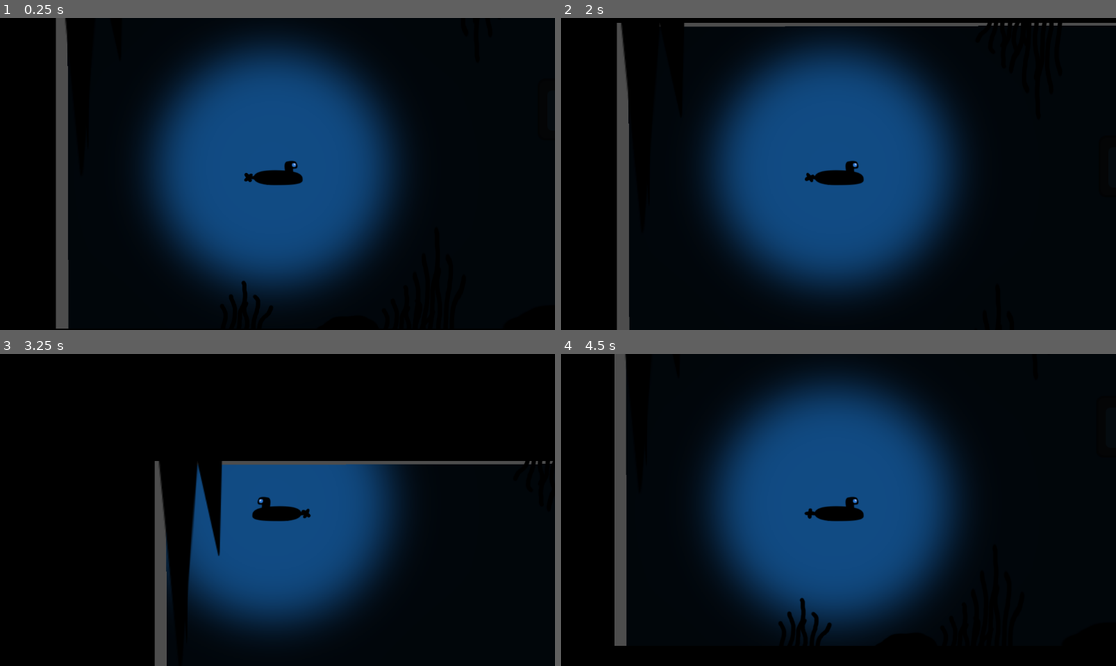
Above: before the commit, frames 1-4 (two rows, left to right).
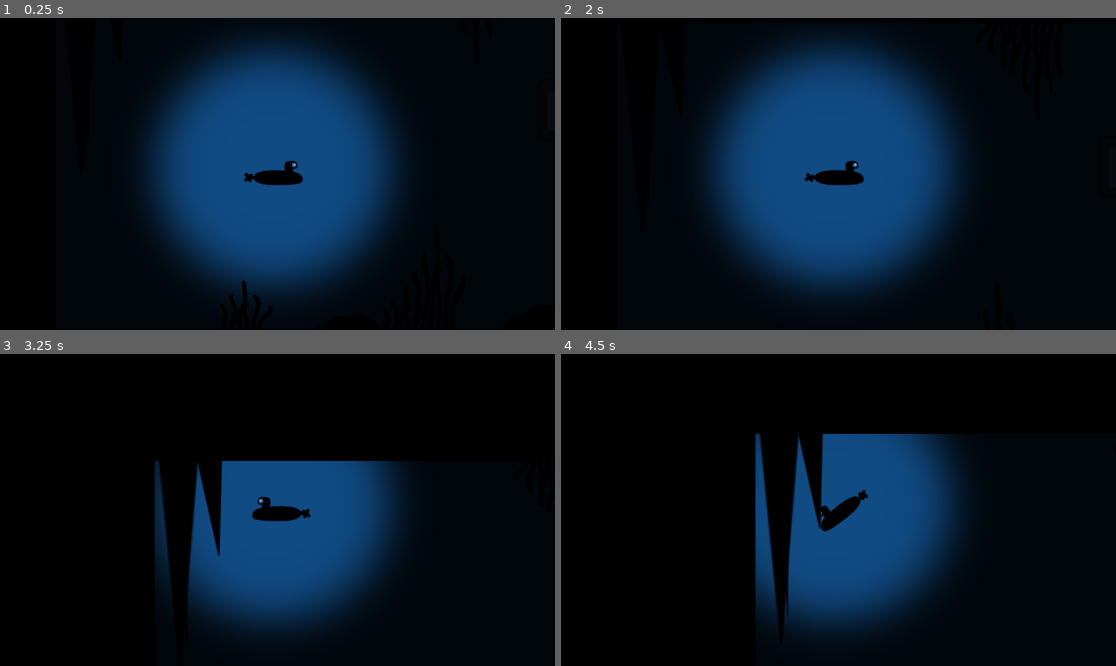
Above: after the commit, the same moments.

Repository: EddieRowe/godot-wild-jam-82
Game: Godot game, scene res://levels/level_1.tscn
Same seed, same stepped clock (60 frames per second), same inputs: the game is played once before the commit and once after it. The engine's default icon, where the game draws it, is replaced by a stand-in: a white triangle on a blue panel in a dark square.
Inputs:
- Up to frame 1 (0.25 s): no input
- Up to frame 2 (2 s): tap Enter (ui_accept) at 0.5, 0.77, 1.52 s; hold Up (ui_up) from 0.53 s (still down)
- Up to frame 3 (3.25 s): release Up (ui_up) at 2.03 s; hold Left (ui_left) from 2.03 s (still down); tap Enter (ui_accept) at 3.02 s
- Up to frame 4 (4.5 s): release Left (ui_left) at 3.53 s; hold Down (ui_down) 3.53-4.28 s; tap Enter (ui_accept) at 3.77 s; hold Right (ui_right) from 4.28 s (still down)

The runs differ from the first frame. In frame 1, 2.2% of the frame differs, in the area x 10-13%, y 0-100%; in frame 2, 2.8%; in frame 3, 1.8%; in frame 4, 18%, in the area x 9-72%, y 0-94%.
Error before the commit: Cannot call method 'create_tween' on a null value. (res://scripts/submarine_audio.gd:11)

Commit message:
fixes
Increase bg color rect size
Add delay to level restart on death

Diff:
--- a/levels/level_1.tscn
+++ b/levels/level_1.tscn
@@ -27,10 +27,10 @@
 [node name="Main Audio" parent="." instance=ExtResource("1_l53as")]
 
 [node name="ColorRect" type="ColorRect" parent="."]
-offset_left = -26.0
-offset_top = -20.0
-offset_right = 25060.0
-offset_bottom = 786.0
+offset_left = -1198.0
+offset_top = -439.0
+offset_right = 25059.0
+offset_bottom = 1384.0
 rotation = -0.00248979
 color = Color(0.0666667, 0.294118, 0.517647, 1)
 
--- a/prefabs/Player.tscn
+++ b/prefabs/Player.tscn
@@ -14,6 +14,21 @@
 [sub_resource type="CapsuleShape2D" id="CapsuleShape2D_0e48y"]
 radius = 15.0
 height = 96.0
+
+[sub_resource type="Animation" id="Animation_yhksc"]
+length = 0.001
+tracks/0/type = "value"
+tracks/0/imported = false
+tracks/0/enabled = true
+tracks/0/path = NodePath(".:rotation")
+tracks/0/interp = 1
+tracks/0/loop_wrap = true
+tracks/0/keys = {
+"times": PackedFloat32Array(0),
+"transitions": PackedFloat32Array(1),
+"update": 0,
+"values": [0.0]
+}
 
 [sub_resource type="Animation" id="Animation_rwuho"]
 resource_name = "propellor_anim"
@@ -32,21 +47,6 @@
 "values": [0.0, 6.28319]
 }
 
-[sub_resource type="Animation" id="Animation_yhksc"]
-length = 0.001
-tracks/0/type = "value"
-tracks/0/imported = false
-tracks/0/enabled = true
-tracks/0/path = NodePath(".:rotation")
-tracks/0/interp = 1
-tracks/0/loop_wrap = true
-tracks/0/keys = {
-"times": PackedFloat32Array(0),
-"transitions": PackedFloat32Array(1),
-"update": 0,
-"values": [0.0]
-}
-
 [sub_resource type="AnimationLibrary" id="AnimationLibrary_634ti"]
 _data = {
 &"RESET": SubResource("Animation_yhksc"),
@@ -56,7 +56,7 @@
 [node name="Player" type="Node2D"]
 position = Vector2(-25, -15)
 
-[node name="RigidBody2D" type="RigidBody2D" parent="." node_paths=PackedStringArray("health", "oxygen", "energy", "sprite", "audio", "propellor")]
+[node name="RigidBody2D" type="RigidBody2D" parent="." node_paths=PackedStringArray("health", "oxygen", "energy", "sprite", "audio", "propellor", "restart_timer")]
 continuous_cd = 1
 contact_monitor = true
 max_contacts_reported = 3
@@ -67,6 +67,7 @@
 sprite = NodePath("Sprite2D")
 audio = NodePath("../Submarine Audio")
 propellor = NodePath("Sprite2D/PropSprite2D/PropSpriteAnimationPlayer")
+restart_timer = NodePath("../RestartLevelTimer")
 
 [node name="CollisionShape2D" type="CollisionShape2D" parent="RigidBody2D"]
 position = Vector2(1, 8)
@@ -122,6 +123,11 @@
 stream = ExtResource("8_0ep8a")
 volume_db = -8.432
 
+[node name="RestartLevelTimer" type="Timer" parent="."]
+wait_time = 3.0
+one_shot = true
+
 [connection signal="body_entered" from="RigidBody2D" to="RigidBody2D" method="_on_body_entered"]
 [connection signal="timeout" from="Health/Repair Timer" to="Health" method="_on_repair_timer_timeout"]
 [connection signal="timeout" from="Oxygen/Breath Timer" to="Oxygen" method="_on_breath_timer_timeout"]
+[connection signal="timeout" from="RestartLevelTimer" to="RigidBody2D" method="_on_restart_level_timer_timeout"]
--- a/scripts/submarine_script.gd
+++ b/scripts/submarine_script.gd
@@ -8,6 +8,7 @@
 @export var sprite : Sprite2D
 @export var audio : SubmarineAudio
 @export var propellor : AnimationPlayer
+@export var restart_timer : Timer
 
 var can_move : bool = true
 
@@ -19,8 +20,9 @@
 		audio._stop_sub_prop_audio() # bad
 		if propellor.is_playing():
 			propellor.stop()
-		get_tree().reload_current_scene()
-		#return
+		if restart_timer.is_stopped():
+			restart_timer.start()
+		return
 
 	var horizontal_movement = Input.get_axis("ui_left", "ui_right")
 	var vertical_movement = Input.get_axis("ui_up", "ui_down")
@@ -57,3 +59,8 @@
 		oxygen._collect_oxygen(body)
 	if body.is_in_group("LevelComplete"):
 		get_parent().queue_free()
+
+
+
+func _on_restart_level_timer_timeout() -> void:
+	get_tree().reload_current_scene()
